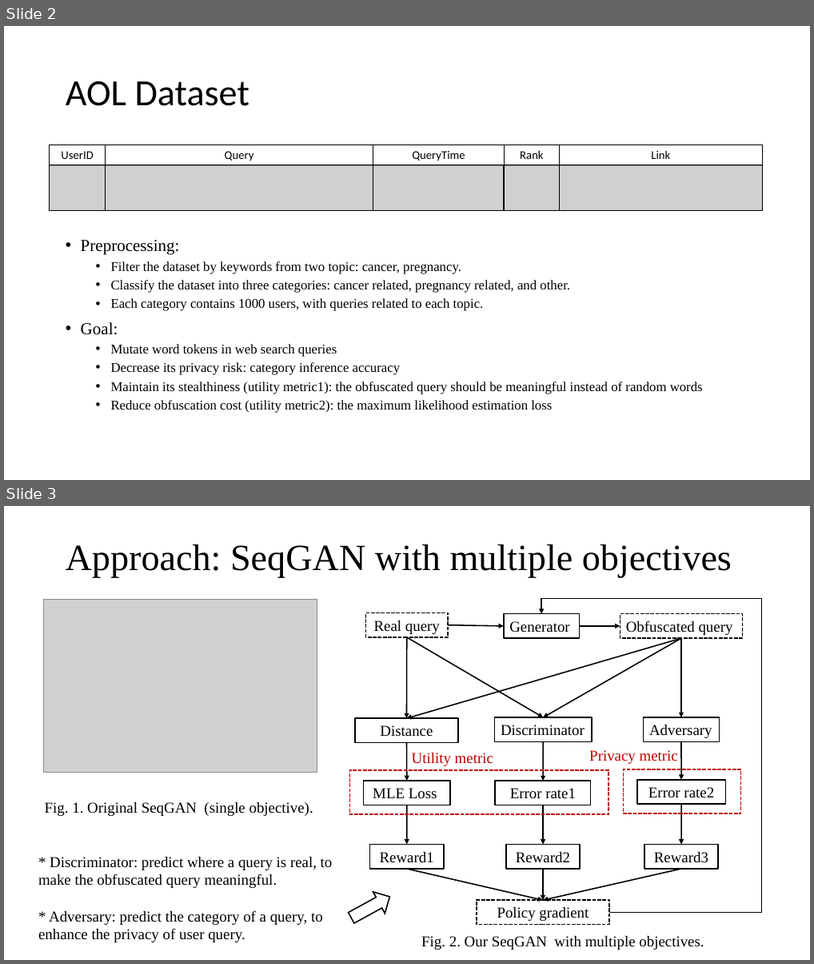
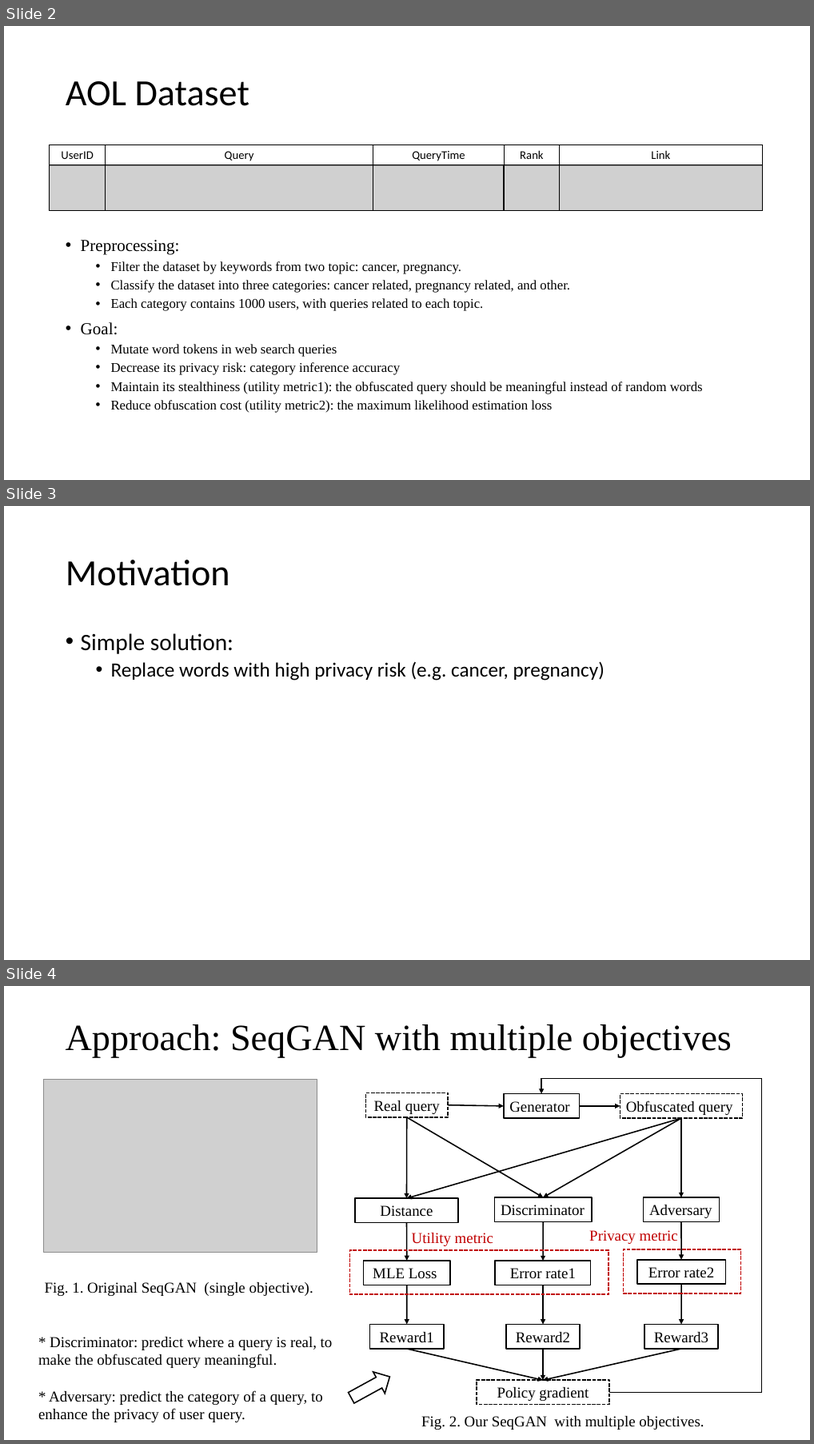
Before and after one commit to bitzj2015/EE599-Final-Project, a slide deck: doc/599-final-project.pptx. Shown one above the other, each under a label of ours: slides 2 and 3 before the commit, slides 2, 3 and 4 after it. The pictures are 814x964 and 814x1444 pixels, drawn with LibreOffice and Linux fonts; fonts in the diff are those of the drawing; grey boxes stand for pictures. Boxes give left, top, right and bottom in pixels: in the first picture for what was removed or moved away, otherwise in the second. Text is boxed around its words. In the diff, an @@ line names an element or a change of style, - is before the commit and + after.

```diff
--- a/doc/599-final-project.pptx
+++ b/doc/599-final-project.pptx
@@ slide 3 added at <box>4,506,810,960</box>, background #FFFFFF @@
@@ title added at <box>66,560,230,586</box>, 44 pt, text #000000 @@
+Motivation
@@ text added at <box>81,633,605,680</box>, 24 pt, text #000000 @@
+• Simple solution:
+  • Replace words with high privacy risk (e.g. cancer, pregnancy)
@@ what was slide 3 is now slide 4 @@
```
Also in this commit, not shown: 1 other slide added.
